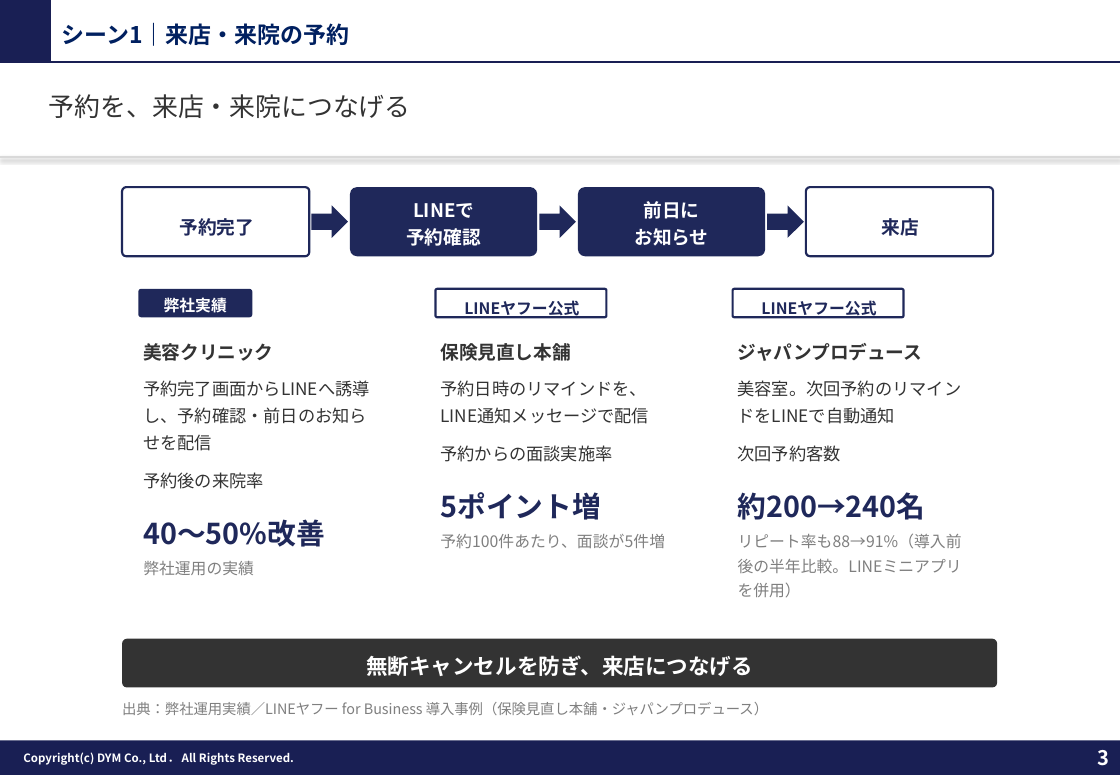
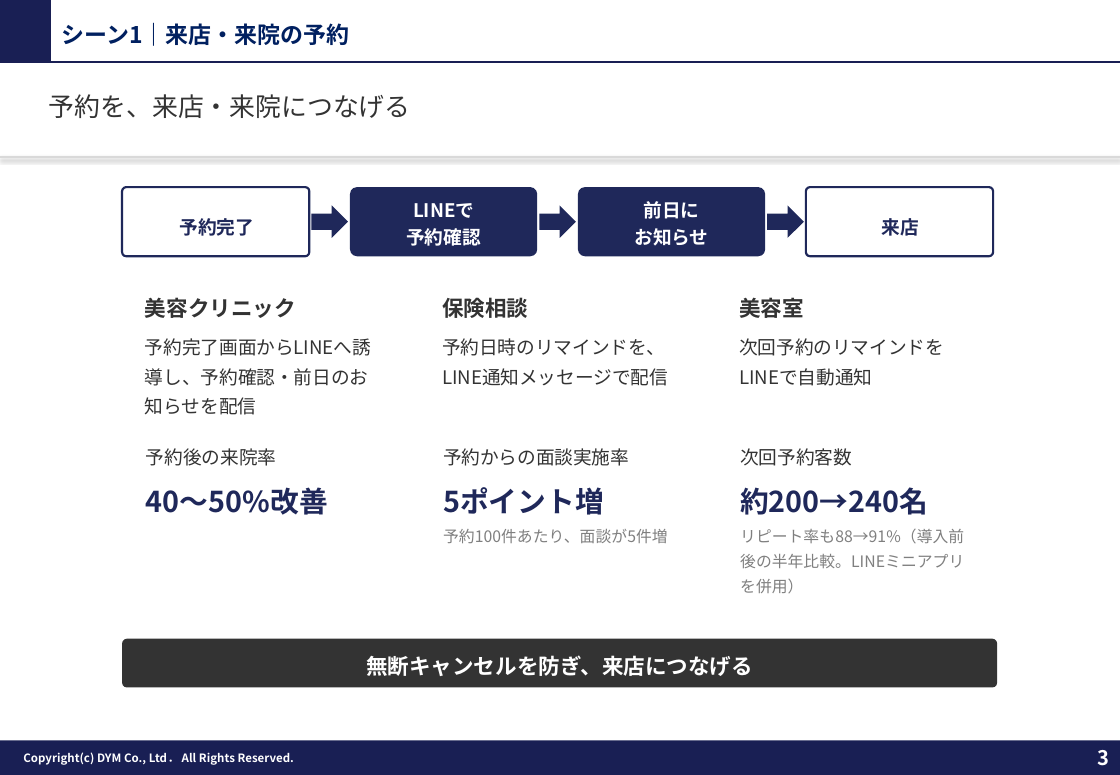
Before and after one commit to tonomura-r-dev/folder, a slide deck: slide 3 of 20261002_サンクスLINEのご提案_事例入り.pptx. Drawn at 1120x775 pixels with LibreOffice and Linux fonts; fonts in the diff are those of the drawing; background and template pictures are left out. Boxes give left, top, right and bottom in pixels: in the first picture for what was removed or moved away, otherwise in the second. Text is boxed around its words. In the diff, an @@ line names an element or a change of style, - is before the commit and + after.

```diff
--- a/20261002_サンクスLINEのご提案_事例入り.pptx
+++ b/20261002_サンクスLINEのご提案_事例入り.pptx
@@ text "美容クリニック" at bbox=[145, 297, 371, 415]: size 13 to 15 pt in "美容クリニック"; size 12 to 13 pt in "予約完了画面からLINEへ誘導し、予約確認・前日のお知らせを配信"; less space between paragraphs @@
@@ rounded rectangle removed at bbox=[139, 290, 252, 319] @@
-弊社実績
@@ rounded rectangle removed at bbox=[435, 290, 606, 319] @@
-LINEヤフー公式
@@ text at bbox=[442, 298, 528, 318]: text changed; size 13 to 15 pt @@
-保険見直し本舗
+保険相談
@@ rounded rectangle removed at bbox=[733, 290, 904, 319] @@
-LINEヤフー公式
@@ text at bbox=[739, 298, 944, 386]: text changed; size 11 to 13 pt @@
-ジャパンプロデュース
-美容室。次回予約のリマインドをLINEで自動通知
-次回予約客数
-約200→240名
-リピート率も88→91%（導入前後の半年比較。LINEミニアプリを併用）
+美容室
+次回予約のリマインドをLINEで自動通知
@@ text at bbox=[442, 338, 668, 386]: size 12 to 13 pt in "予約日時のリマインドを、LINE通知メッセージで配信"; less space between paragraphs @@
@@ text added at bbox=[146, 448, 328, 515], 20 pt, text #1F285A, bold @@
+予約後の来院率
+40〜50%改善
@@ text at bbox=[440, 445, 665, 548]: paragraphs removed @@
-予約からの面談実施率
-5ポイント増
-予約100件あたり、面談が5件増
@@ text added at bbox=[443, 448, 668, 543], 11 pt, text #7F7F7F @@
+予約からの面談実施率
+5ポイント増
+予約100件あたり、面談が5件増
@@ text added at bbox=[740, 448, 964, 568], 11 pt, text #7F7F7F @@
+次回予約客数
+約200→240名
+リピート率も88→91%（導入前後の半年比較。LINEミニアプリを併用）
@@ text at bbox=[143, 472, 325, 575]: paragraphs removed @@
-予約後の来院率
-40〜50%改善
-弊社運用の実績
@@ text removed at bbox=[122, 702, 768, 715] @@
-出典：弊社運用実績／LINEヤフー for Business 導入事例（保険見直し本舗・ジャパンプロデュース）
```
Also in this commit, not shown: 4 other slides changed, 15 other files.
